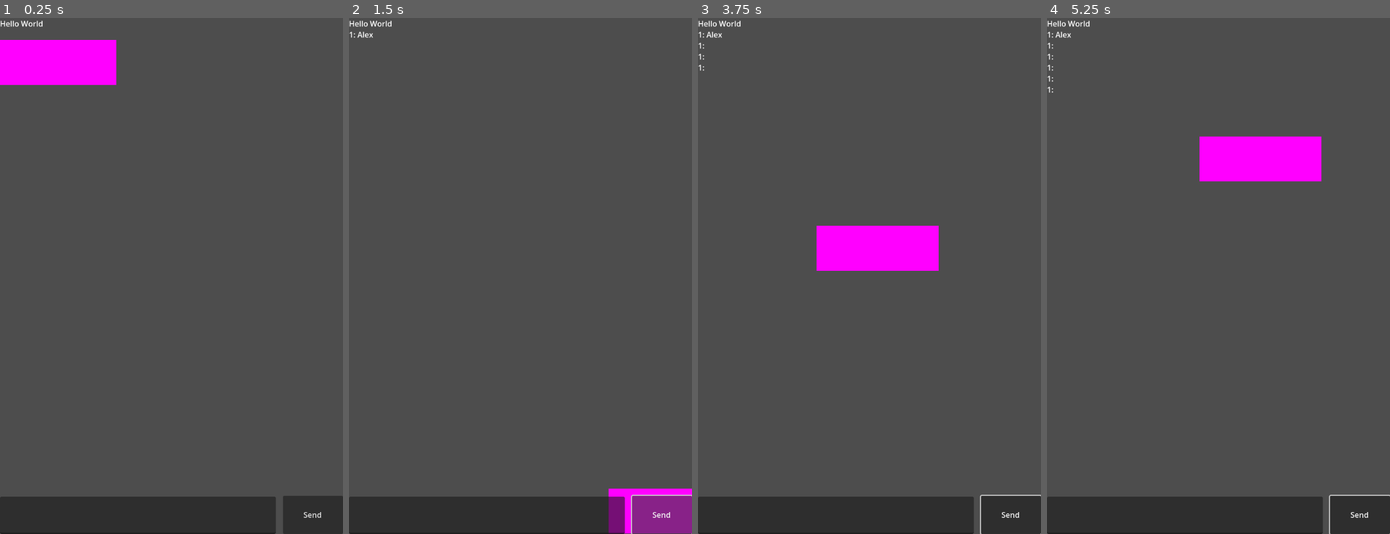
Above: before the commit, frames 1-4 (left to right).
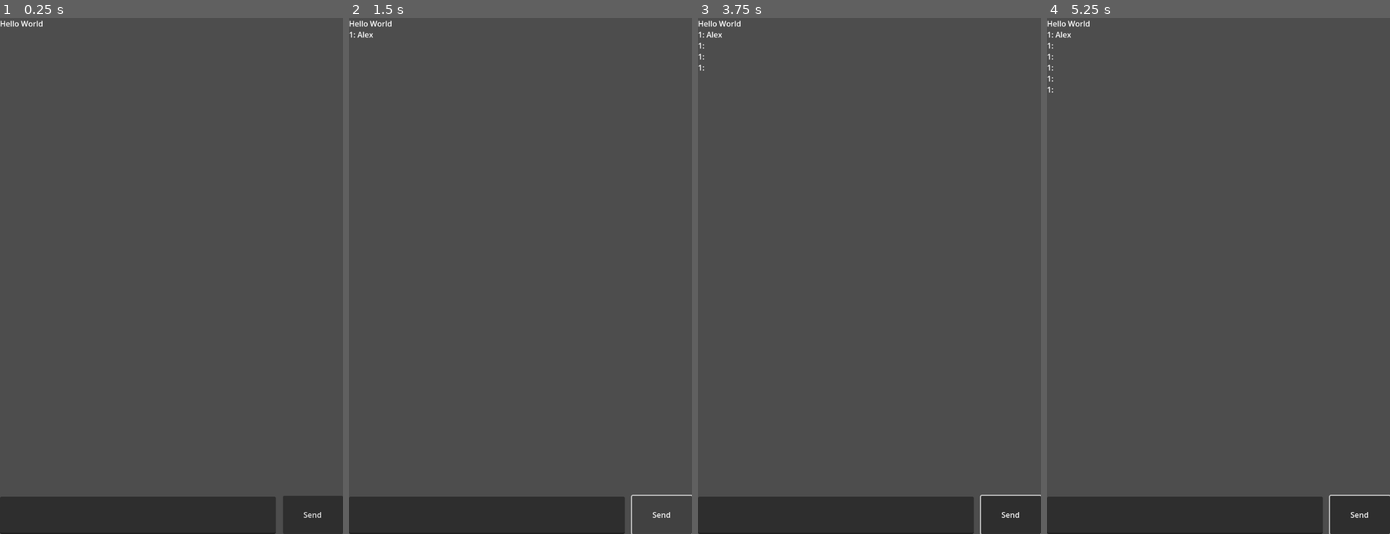
Above: after the commit, the same moments.

Repository: lieuzhenghong/mmo-2024
Game: Godot game, scene res://Main.tscn
The game is run twice, just before and just after one commit, with the same random seed, the same clock (stepped at 60 frames per second) and the same inputs.
Inputs (mouse positions are in pixels of both pictures, inside the frame that each line leads up to):
- Up to frame 1 (0.25 s): no input
- Up to frame 2 (1.5 s): click (486, 513) at 0.52 s; type "Alex" at 0.6 s; click "Send" at 1.25 s
- Up to frame 3 (3.75 s): click "Send" at 2 s; click "Send" at 2.75 s; tap Enter at 3.5 s; move the mouse to (869, 250) at 3.52 s; click (869, 250) at 3.67 s
- Up to frame 4 (5.25 s): tap Space at 4.25 s; move the mouse to (1149, 301) at 4.27 s; click (1149, 301) at 4.42 s; tap Enter at 5 s; move the mouse to (1252, 162) at 5.02 s; click (1252, 162) at 5.17 s

The runs differ from the first frame. In frame 1, 3.0% of the frame differs, in the area x 0-34%, y 4-13%; in frame 2, 2.1%; in frame 3, 3.1%; in frame 4, 3.2%, in the area x 44-81%, y 22-32%.
Error after the commit: Parse Error: Expected indented block after "if" block. (res://Game.gd:25)

Commit message:
populate players from gamestate

Diff:
--- a/Game.gd
+++ b/Game.gd
@@ -1,22 +1,27 @@
 extends Node2D
-var player
+
+# Dictionary of int (id) -> Player
+# We will populate this from gamestate.
+var players = {}
+
 # Called when the node enters the scene tree for the first time.
 func _ready():
-	player = preload("res://Player.tscn").instantiate()
-	add_child(player)
-	player.position = Vector2(100, 100)  # Starting position
+	var player = preload("res://Player.tscn")
+	for id in Globals.gamestate.keys():
+		player.instantiate()
+		add_child(player)
+		player.position = Globals.gamestate[id]
+		players[id] = player
 
 # Called every frame. 'delta' is the elapsed time since the previous frame.
 func _process(delta):
-	var id = multiplayer.get_unique_id()
-	if Globals.gamestate.has(id):
-		player.position = Globals.gamestate[id]
-	else:
-		pass
-		# print("Game._process can't find id %d" % id)
+	for id in players.keys():
+		var player = players[id]
+		if Globals.gamestate.has(id):
+			player.position = Globals.gamestate[id]
 
 func _input(event):
 	# Check if the input event is a mouse button press
 	if event is InputEventMouseButton and event.pressed:
 		# Update the target position to the mouse click position
-		player.position = event.position
+		 # player.position = event.position
